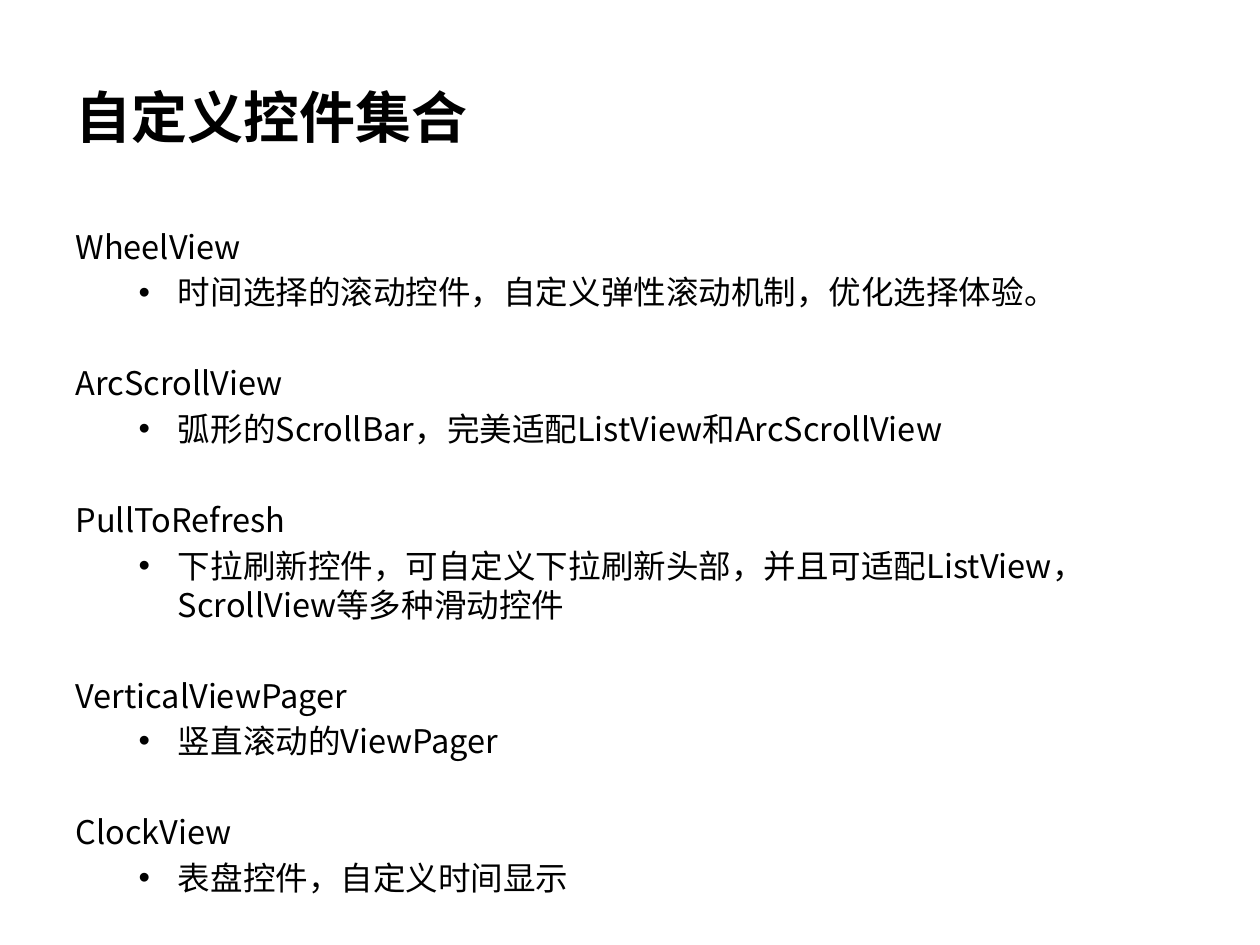
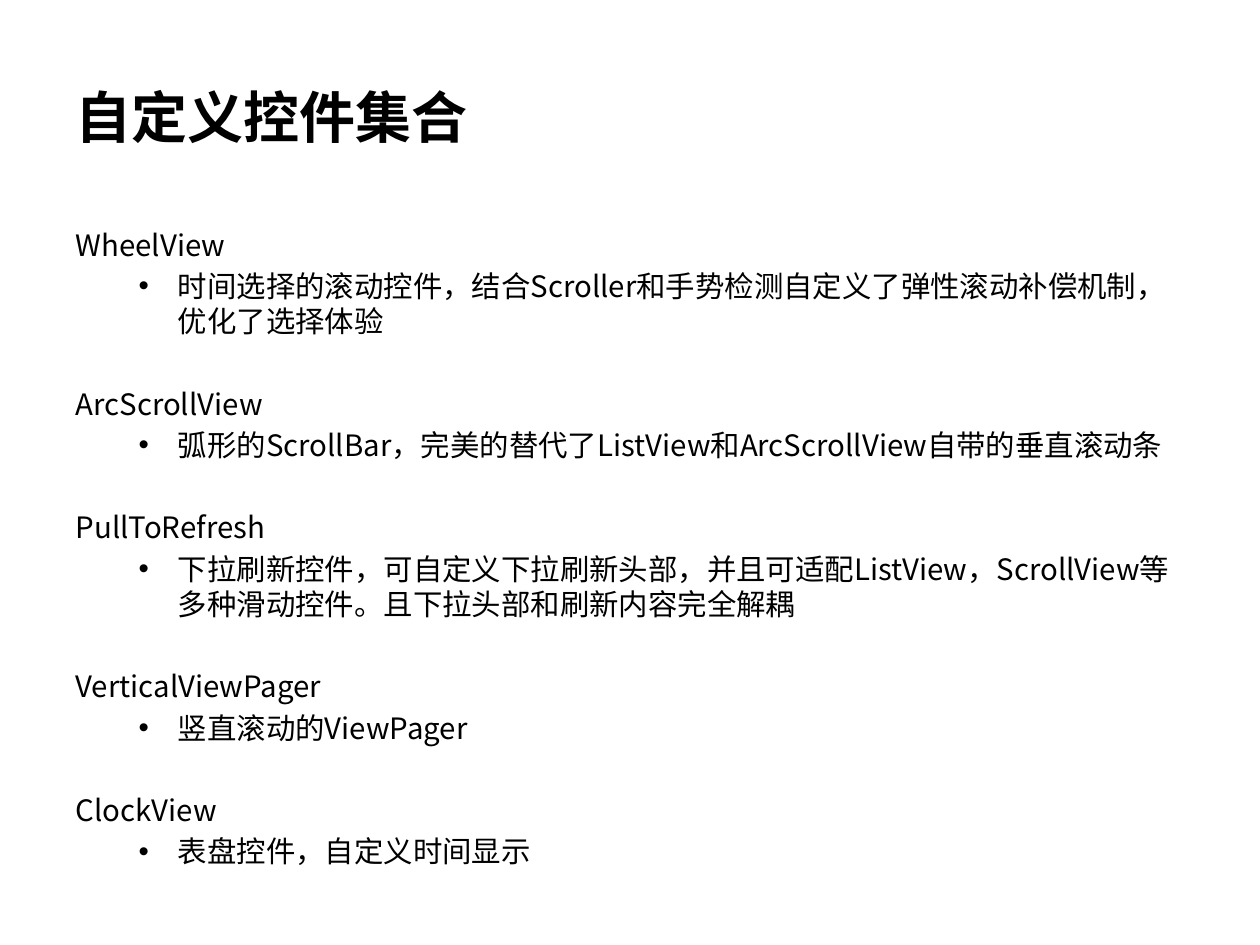
Before and after one commit to wangzhengyi/WangZhengyi, a slide deck: slide 12 of promote/2016-promote-p6.pptx. Drawn at 1260x945 pixels with LibreOffice and Linux fonts; fonts in the diff are those of the drawing. Boxes give left, top, right and bottom in pixels: in the first picture for what was removed or moved away, otherwise in the second. Text is boxed around its words. In the diff, an @@ line names an element or a change of style, - is before the commit and + after.

Commit message:
优化注解提示

```diff
--- a/promote/2016-promote-p6.pptx
+++ b/promote/2016-promote-p6.pptx
@@ text at (76,232,531,865): size 18.6 to 16.8 pt in "WheelView", "ArcScrollView", "PullToRefresh", "VerticalViewPager" and 3 more places @@
@@ text at (178,272,1166,335): text changed; size 18.6 to 16.8 pt @@
-  • 时间选择的滚动控件，自定义弹性滚动机制，优化选择体验。
+  • 时间选择的滚动控件，结合Scroller和手势检测自定义了弹性滚动补偿机制，优化了选择体验
@@ text at (178,431,1162,459): text changed; size 18.6 to 16.8 pt @@
-  • 弧形的ScrollBar，完美适配ListView和ArcScrollView
+  • 弧形的ScrollBar，完美的替代了ListView和ArcScrollView自带的垂直滚动条
@@ text at (178,555,1169,618): text changed; size 18.6 to 16.8 pt @@
-  • 下拉刷新控件，可自定义下拉刷新头部，并且可适配ListView，ScrollView等多种滑动控件
+  • 下拉刷新控件，可自定义下拉刷新头部，并且可适配ListView，ScrollView等多种滑动控件。且下拉头部和刷新内容完全解耦
```
Also in this commit, not shown: 1 other slide changed.
